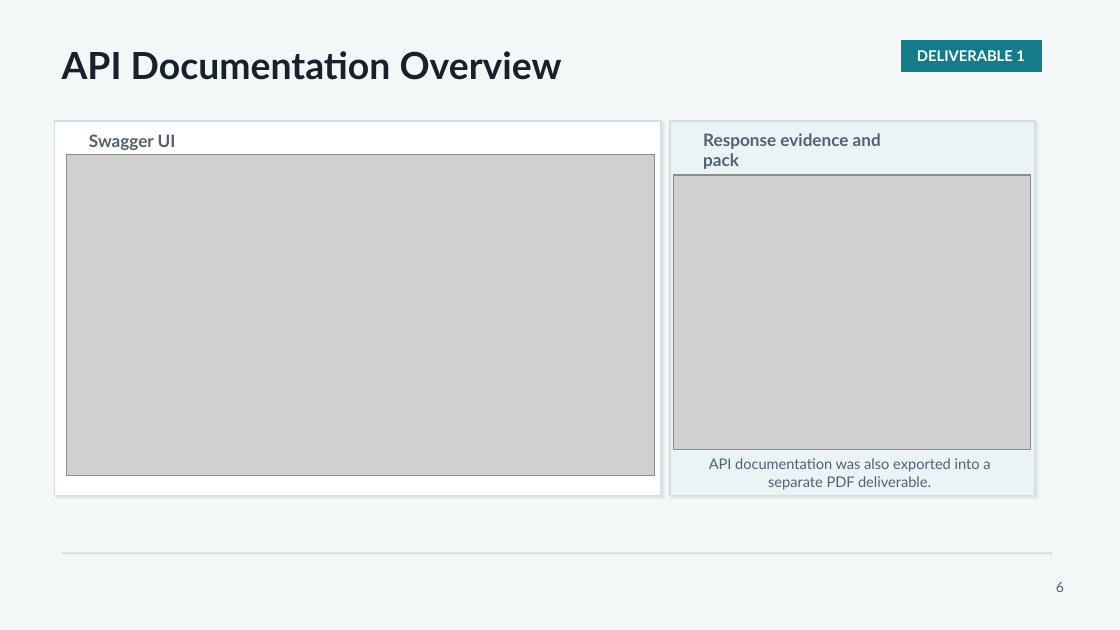
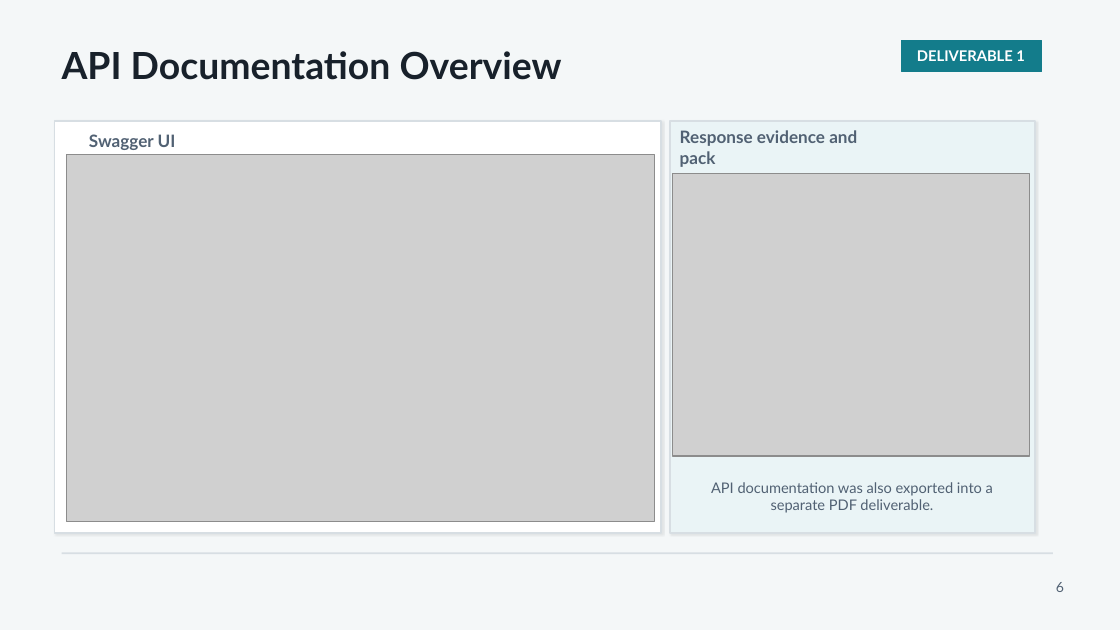
Before and after one commit to MideasternM/web-services-cw1, a slide deck: slide 6 of slides/nutrition-api-deck-updated.pptx. Drawn at 1120x630 pixels with LibreOffice and Linux fonts; fonts in the diff are those of the drawing; grey boxes stand for pictures. Boxes give left, top, right and bottom in pixels: in the first picture for what was removed or moved away, otherwise in the second. Text is boxed around its words. In the diff, an @@ line names an element or a change of style, - is before the commit and + after.

```diff
--- a/slides/nutrition-api-deck-updated.pptx
+++ b/slides/nutrition-api-deck-updated.pptx
@@ rectangle: place and size @@
-rectangle at (55, 121, 661, 495)
+rectangle at (55, 121, 661, 533)
@@ rectangle: place and size @@
-rectangle at (670, 121, 1035, 495)
+rectangle at (670, 121, 1035, 533)
@@ text "Response evidence and pack": place and size @@
-text "Response evidence and pack" at (703, 133, 881, 169)
+text "Response evidence and pack" at (680, 130, 857, 167)
@@ picture: place and size @@
-picture at (66, 155, 654, 475)
+picture at (66, 155, 654, 522)
@@ picture: place and size @@
-picture at (674, 175, 1030, 449)
+picture at (673, 174, 1029, 456)
@@ text "API documentation was also exported ...": place and size @@
-text "API documentation was also exported ..." at (709, 458, 990, 490)
+text "API documentation was also exported ..." at (711, 482, 993, 513)
```
Also in this commit, not shown: 6 other slides changed, 5 other files.
